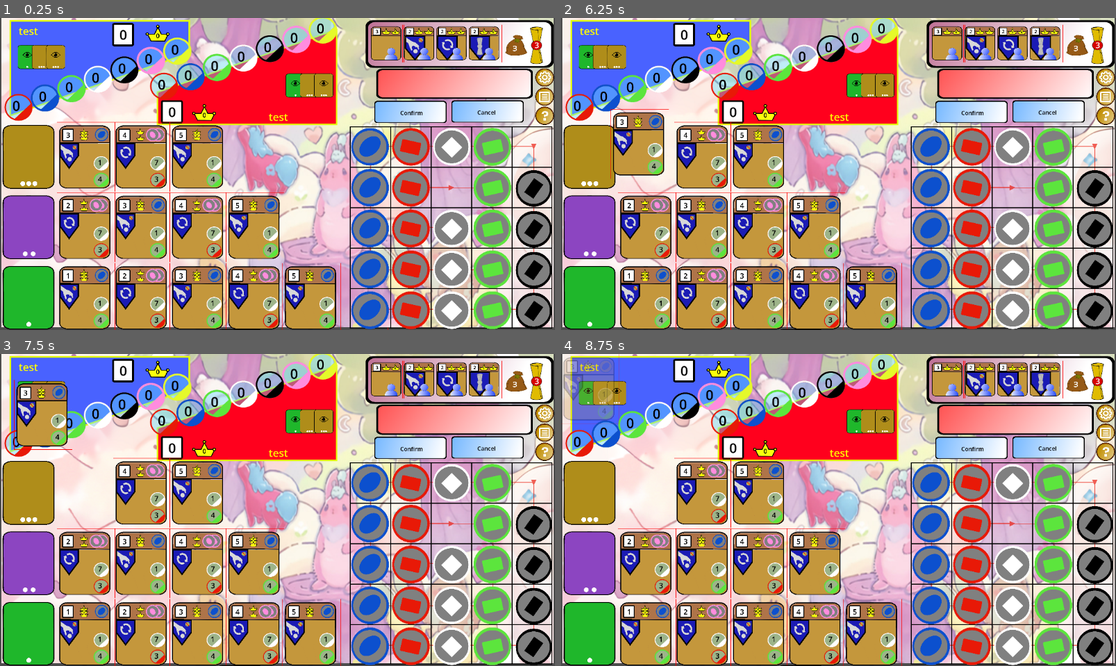
Above: before the commit, frames 1-4 (two rows, left to right).
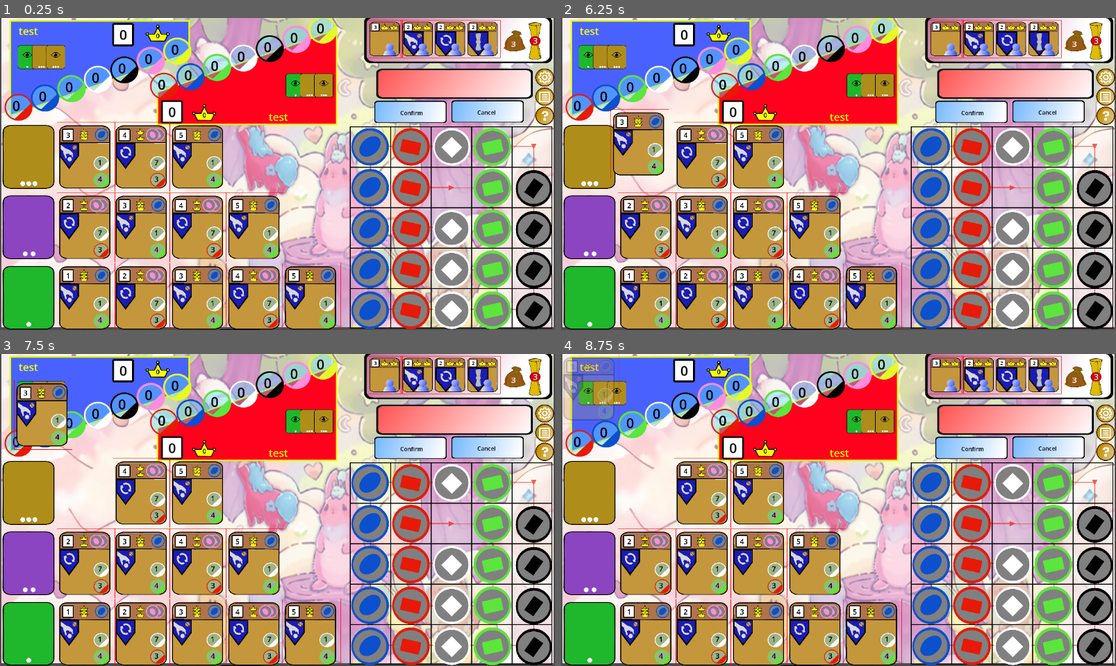
Above: after the commit, the same moments.

Repository: TonyNLM/Dueee
Game: Godot game, scene res://main.tscn
Two runs of this game, one before a commit and one after it. Both use one fixed random seed, a clock stepped at 60 frames per second and the inputs below. This scene is started directly instead of the project's main scene.
Inputs (mouse positions are in pixels of both pictures, inside the frame that each line leads up to):
- Up to frame 1 (0.25 s): no input
- Up to frame 2 (6.25 s): click (971, 111) at 0.5 s; click (1104, 77) at 1.25 s; click (1104, 96) at 2 s; click (1104, 114) at 2.75 s; click (971, 111) at 3.5 s; click (1104, 77) at 4.25 s; click (1104, 96) at 5 s; click (1104, 114) at 5.75 s
- Up to frame 3 (7.5 s): click (410, 447) at 6.5 s; click (543, 413) at 7.25 s
- Up to frame 4 (8.75 s): click (1104, 432) at 8 s

The runs differ from the first frame. In frame 1, 3.7% of the frame differs, in the area x 65-100%, y 0-17%; in frame 2, 3.7%; in frame 3, 3.7%; in frame 4, 3.7%.

Commit message:
After making token anim

Diff:
--- a/Godot test/Card_Animation_Controller.gd
+++ b/Godot test/Card_Animation_Controller.gd
@@ -17,6 +17,9 @@
 var tempVal=0
 
 var timer := Timer.new()
+
+var player1_Banner
+var player2_Banner
 
 signal OnCardTakenComplete(tier, slot)
 signal OnCardRefillComplete(tier, slot)
@@ -107,6 +110,51 @@
 		OnCardTakenComplete.emit(tier, slot)
 	CardTween.tween_callback(finish_callback)
 
+func SpawnTokenToPlayer(tokenObj, player:int):
+	var newMoveToken = $Move_Token.duplicate()
+	newMoveToken.changeColour(tokenObj.SelfColour)
+	self.add_child(newMoveToken)
+	newMoveToken.global_position = tokenObj.global_position
+	var TokenTween = create_tween()
+
+
+	var RemoveToken = func Remove_Token():
+		self.remove_child(newMoveToken)
+
+	var finish_callback = func MoveTokenFinish():
+		var FadeoutTween = create_tween()
+		FadeoutTween.tween_property(newMoveToken, "modulate", Color(1,1,1,0), 0.5)
+		FadeoutTween.tween_callback(RemoveToken)
+
+
+
+	TokenTween.tween_property(newMoveToken, "position", Vector2(0,0), 0.8).set_trans(Tween.TRANS_QUART)
+	TokenTween.tween_callback(finish_callback)
+
+func SpawnTokenToBoard(tokenObj):
+	var newMoveToken = $Move_Token.duplicate()
+	newMoveToken.changeColour(tokenObj.SelfColour)
+	self.add_child(newMoveToken)
+	newMoveToken.global_position = self.get_parent().get_node("Banner_Controller").get_node("Banner").get_node("Bag").global_position
+	var TokenTween = create_tween()
+
+
+	var RemoveToken = func Remove_Token():
+		self.remove_child(newMoveToken)
+		tokenObj.visible=true
+
+
+
+	TokenTween.tween_property(newMoveToken, "position", tokenObj.global_position, 0.8).set_trans(Tween.TRANS_QUART)
+	TokenTween.tween_callback(RemoveToken)
+
+
+
+
+
+
+	print("done")
+
 
 
 	#print(card_element_array[tier][slot].global_position, tier_element_array[tier].global_position)
--- a/Godot test/banner_controller.tscn
+++ b/Godot test/banner_controller.tscn
@@ -16,7 +16,7 @@
 script = ExtResource("1_wgpny")
 
 [node name="Banner" type="Sprite2D" parent="."]
-position = Vector2(957, 57)
+position = Vector2(227, 67)
 scale = Vector2(0.396, 0.328)
 texture = ExtResource("2_2gqpt")
 script = ExtResource("3_8j015")
@@ -27,6 +27,7 @@
 offset_top = -177.0
 offset_right = 567.0
 offset_bottom = 162.0
+metadata/_edit_use_anchors_ = true
 
 [node name="Bag" type="Sprite2D" parent="Banner"]
 position = Vector2(341.638, -1.52588e-05)
@@ -40,6 +41,7 @@
 offset_bottom = 107.381
 theme_override_font_sizes/normal_font_size = 80
 text = "3"
+metadata/_edit_use_anchors_ = true
 
 [node name="Priv" type="Sprite2D" parent="Banner"]
 position = Vector2(465.036, -2.64319)
@@ -53,6 +55,7 @@
 offset_bottom = 101.64
 theme_override_font_sizes/normal_font_size = 40
 text = "3"
+metadata/_edit_use_anchors_ = true
 
 [node name="Noble_Base" parent="Banner" instance=ExtResource("6_hsa6q")]
 position = Vector2(-524.657, -147.239)
--- a/Godot test/board.gd
+++ b/Godot test/board.gd
@@ -22,7 +22,7 @@
 func _process(delta):
 	pass
 
-func fillSingleSlot(x:int,y:int,colour:Enums.TokenColour):
+func fillSingleSlot(x:int,y:int,colour:Enums.TokenColour, animation:bool=false):
 	var BoardToken = Board[y][x]
 #	var Token = BoardToken.get_node("Token")
 #	Token.changeColour(colour)
@@ -31,18 +31,25 @@
 #	else:
 #		BoardToken.EnableLights(true)
 	BoardToken.setTokenColour(colour)
+	if animation:
+		BoardToken.get_node("Token").visible=false
+		get_tree().call_group("AnimationController", "SpawnTokenToBoard", BoardToken.get_node("Token"))
 
 
-func fillAllSlot(colour:Array):
+func fillAllSlot(colour:Array, animation:bool=false):
 	for y in range(5):
 		for x in range(5):
-			fillSingleSlot(x, y, colour[y][x])
+			if colour[y][x]!=Enums.TokenColour.None:
+				fillSingleSlot(x, y, colour[y][x], animation)
+			else:
+				fillSingleSlot(x, y, colour[y][x], false)
 
 
 func takeAwaySelectedTokens(player:int):
 	for y in range(5):
 		for x in range(5):
 			if Board[y][x].BoardTokenState==2:
+				get_tree().call_group("AnimationController", "SpawnTokenToPlayer", Board[y][x].get_node("Token"), 1)
 				sendTokenToPlayer(Board[y][x], player)
 
 	print("Taken")
@@ -53,4 +60,4 @@
 	tokenObj.takeAwayToken()
 
 func Test_FillAllSlot():
-	fillAllSlot(newBoardColour)
+	fillAllSlot(newBoardColour, true)
--- a/Godot test/main.tscn
+++ b/Godot test/main.tscn
@@ -101,13 +101,13 @@
 position = Vector2(-352, 564)
 
 [node name="Banner_Controller" parent="." instance=ExtResource("15_twjjj")]
-offset_left = 104.0
-offset_top = 6.0
-offset_right = 144.0
-offset_bottom = 46.0
+offset_left = 747.0
+offset_top = -12.0
+offset_right = 833.0
+offset_bottom = 48.0
 scale = Vector2(0.885, 0.885)
 
-[node name="Card_Animation_Controller" type="Control" parent="."]
+[node name="Card_Animation_Controller" type="Control" parent="." groups=["AnimationController"]]
 layout_mode = 3
 anchors_preset = 0
 offset_right = 101.0
--- a/Godot test/token.gd
+++ b/Godot test/token.gd
@@ -2,6 +2,7 @@
 class_name Token
 
 var type:String
+var SelfColour
 static var colourIcons = {0: preload("res://Fairy Pics/gold.png"), 1:preload("res://Fairy Pics/blue.png"), 2:preload("r …(274 unchanged characters)…
 
 # Called when the node enters the scene tree for the first time.
@@ -9,7 +10,7 @@
 	pass
 
 func changeColour(colour:Enums.TokenColour):
-
+	SelfColour = colour
 	$Icon.texture = colourIcons[colour]
 	#print($Icon.texture)
 
